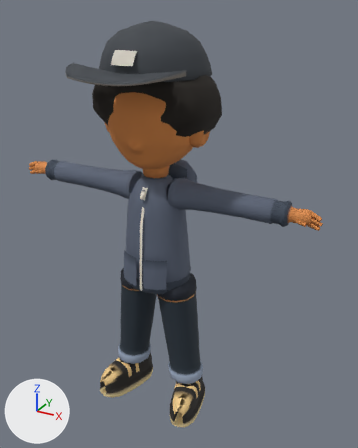
The glTF model public/v2/models/kid_dex.glb, before and after one commit.
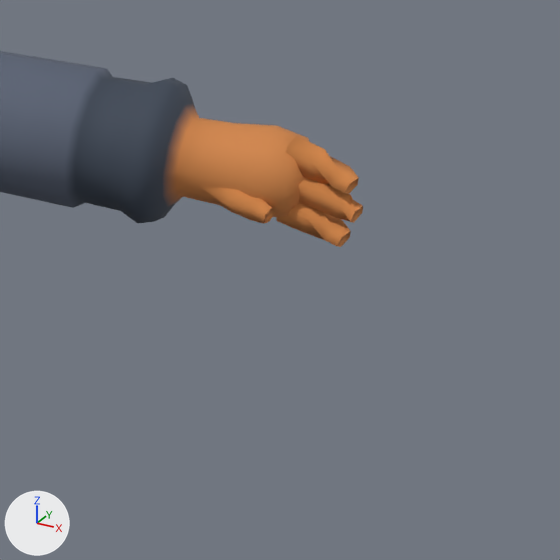
The first picture shows the older version from a camera (50 mm lens) standing at (2.38, -3.87, 4.09) and looking at (0.19, 0.11, 2.1). The close-ups show the older and then the newer version on the part from 72% to 100% of the width and 42% to 64% of the height of that picture. Only the edits that show in the close-ups are written down. The lights are fixed; the arrows at lower left show +X, +Y and +Z. Objects named as collision shapes, trigger or cutter boxes, shadow casters or lower levels of detail are left out. Vertices at exactly the same position are counted once.

In view in the first close-up: 'kid_dex_LOD0'.
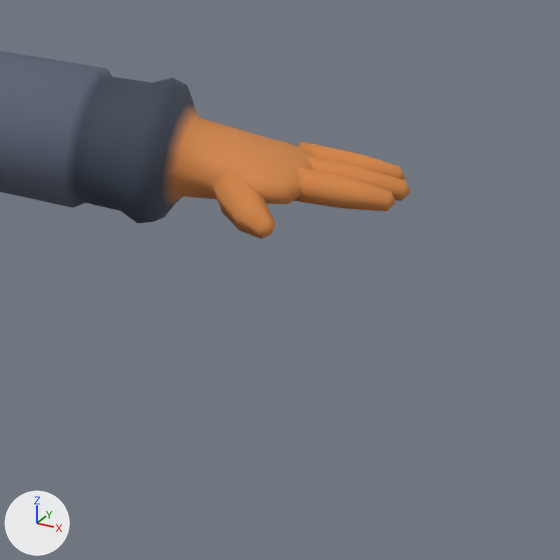
Pixel boxes [x1, y1, x2, y2] of what changed, in the close-ups (560 x 560 px; the box of a moved part takes in the faces that stretch with it):
'kid_dex_LOD0', reshaped: before [0, 51, 363, 247]; after [0, 51, 411, 239]
part 1 of me_kid_dex_lod0_mesh_001, moved or reshaped: before [177, 118, 363, 247]; after [177, 118, 411, 239]

Edits to the bpy script that builds the scene:
```text
Change me_kid_dex_lod0_mesh_001:
    used by ob_kid_dex_lod0; location = (0.0, 0.0, 0.0)
    remove me_kid_dex_lod0_mesh_001.from_pydata(...)  # 3550 vertices, 6614 faces; spans x -1.62..1.62, y -0.72..0.63, z 0.01..3.98
    add me_kid_dex_lod0_mesh_001.from_pydata(...)  # 3550 vertices, 6614 faces; spans x -1.67..1.67, y -0.72..0.63, z 0.01..3.98
    me_kid_dex_lod0_mesh_001 part 1: 124 of 3550 vertices moved; they spanned x 1.37..1.62, y -0.08..0.07, z 2.39..2.54 and now span x 1.38..1.67, y -0.17..0.1, z 2.42..2.52; mean shift (0.01, 0.02, 0.01); largest move (1.6, -0.05, 2.41) -> (1.64, 0.08, 2.49)
    other edits to the shape of me_kid_dex_lod0_mesh_001 do not show in these pictures
```
